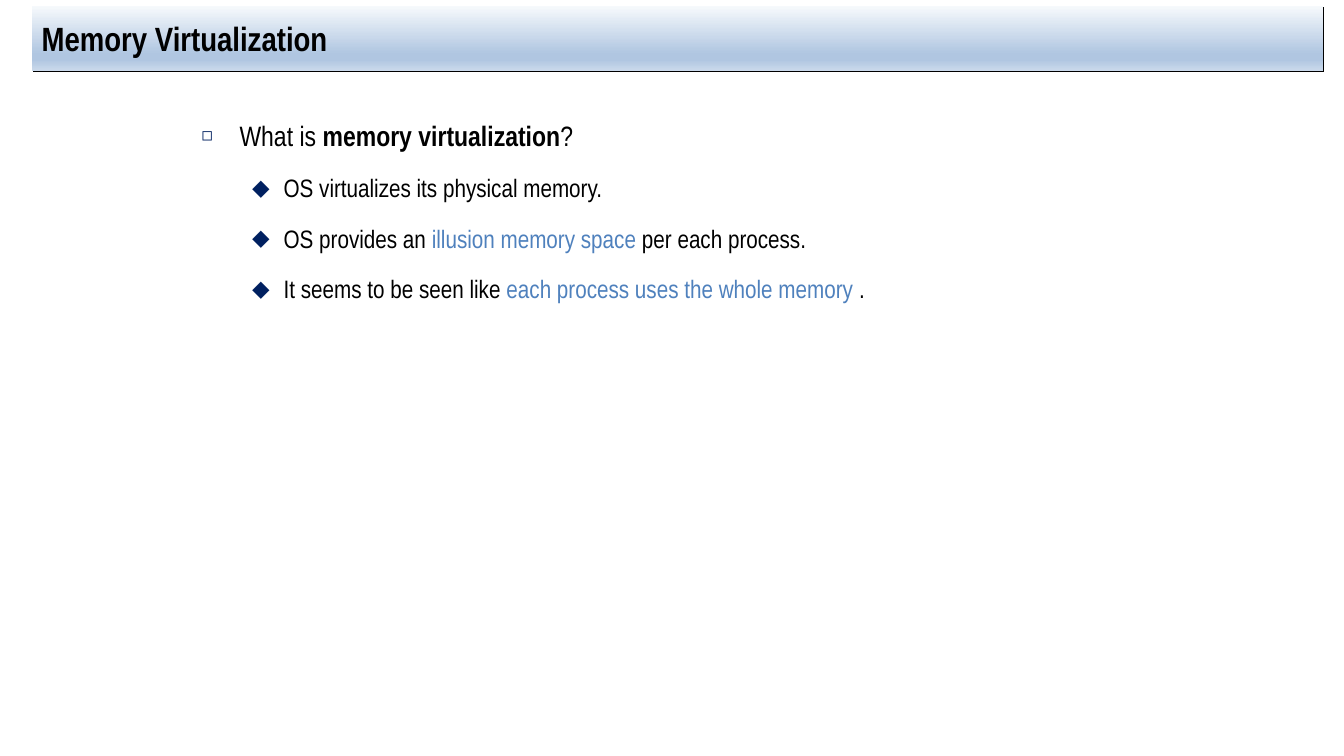
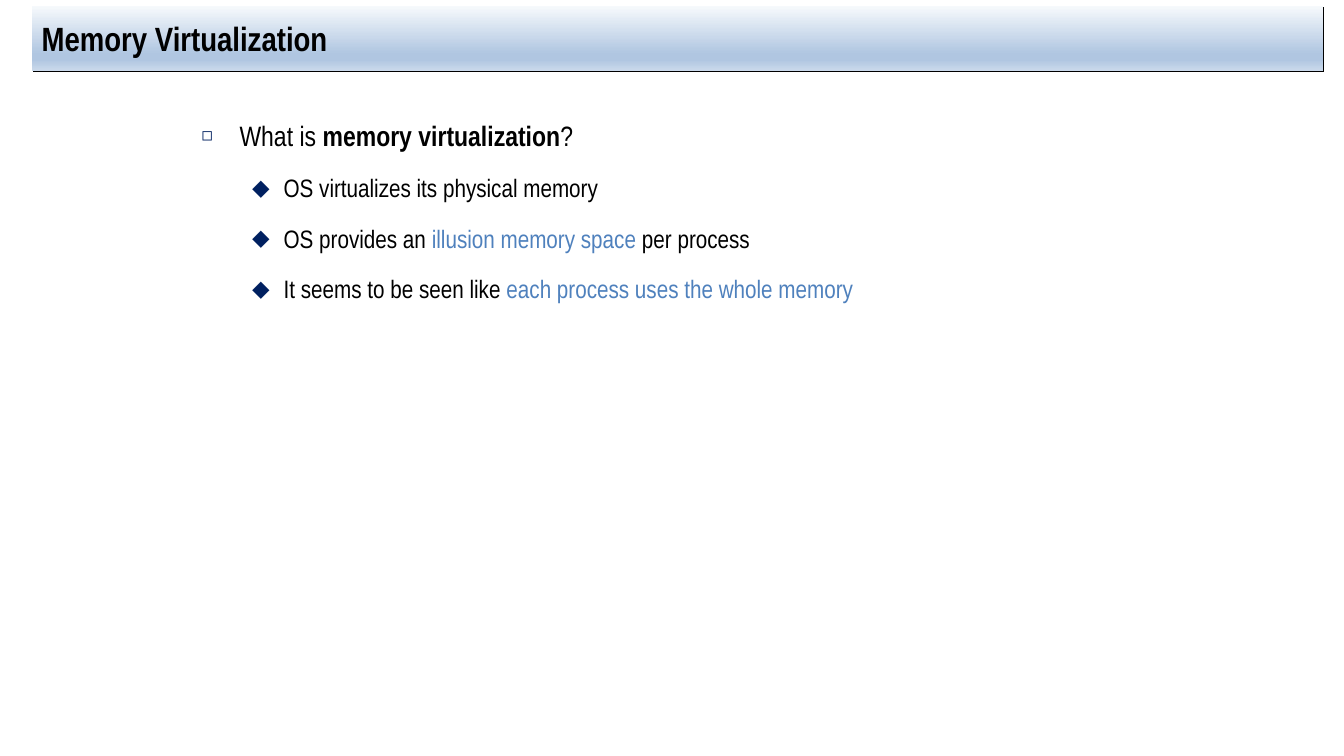
Before and after one commit to jachermocilla/extra-course-materials, a slide deck: slide 5 of cmsc125/ostep/slides/01.Virtualization/13.The_Abstraction_Address_Space.pptx. Drawn at 1344x756 pixels with LibreOffice and Linux fonts; fonts in the diff are those of the drawing. Boxes give left, top, right and bottom in pixels: in the first picture for what was removed or moved away, otherwise in the second. Text is boxed around its words. In the diff, an @@ line names an element or a change of style, - is before the commit and + after.

```diff
--- a/cmsc125/ostep/slides/01.Virtualization/13.The_Abstraction_Address_Space.pptx
+++ b/cmsc125/ostep/slides/01.Virtualization/13.The_Abstraction_Address_Space.pptx
@@ text at [284, 178, 853, 304]: text changed @@
-  ⬥ OS virtualizes its physical memory.
-  ⬥ OS provides an illusion memory space per each process.
-  ⬥ It seems to be seen like each process uses the whole memory .
+  ⬥ OS virtualizes its physical memory
+  ⬥ OS provides an illusion memory space per process
+  ⬥ It seems to be seen like each process uses the whole memory
```
Also in this commit, not shown: 6 other slides changed, 1 slide added, 2 other files.
